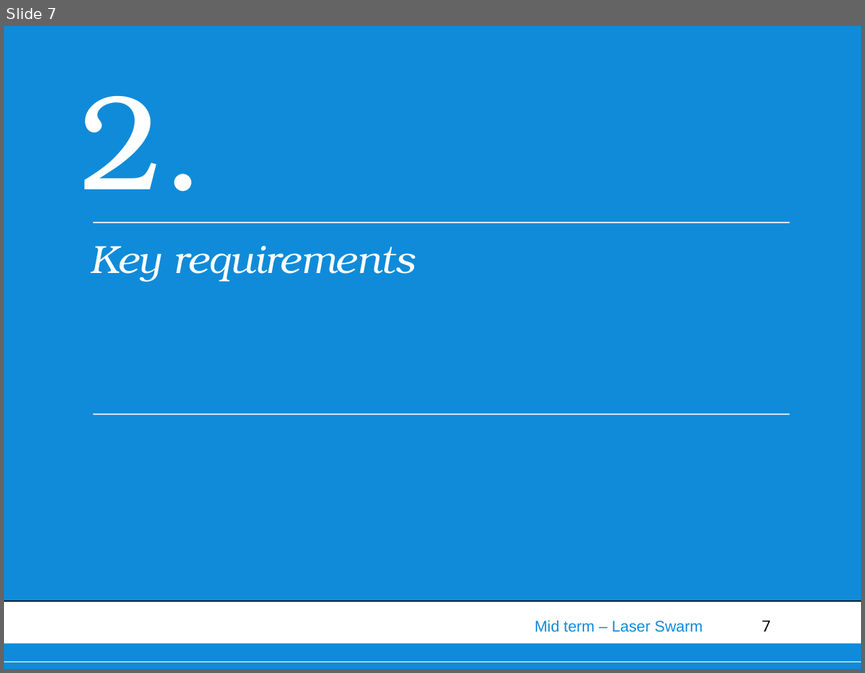
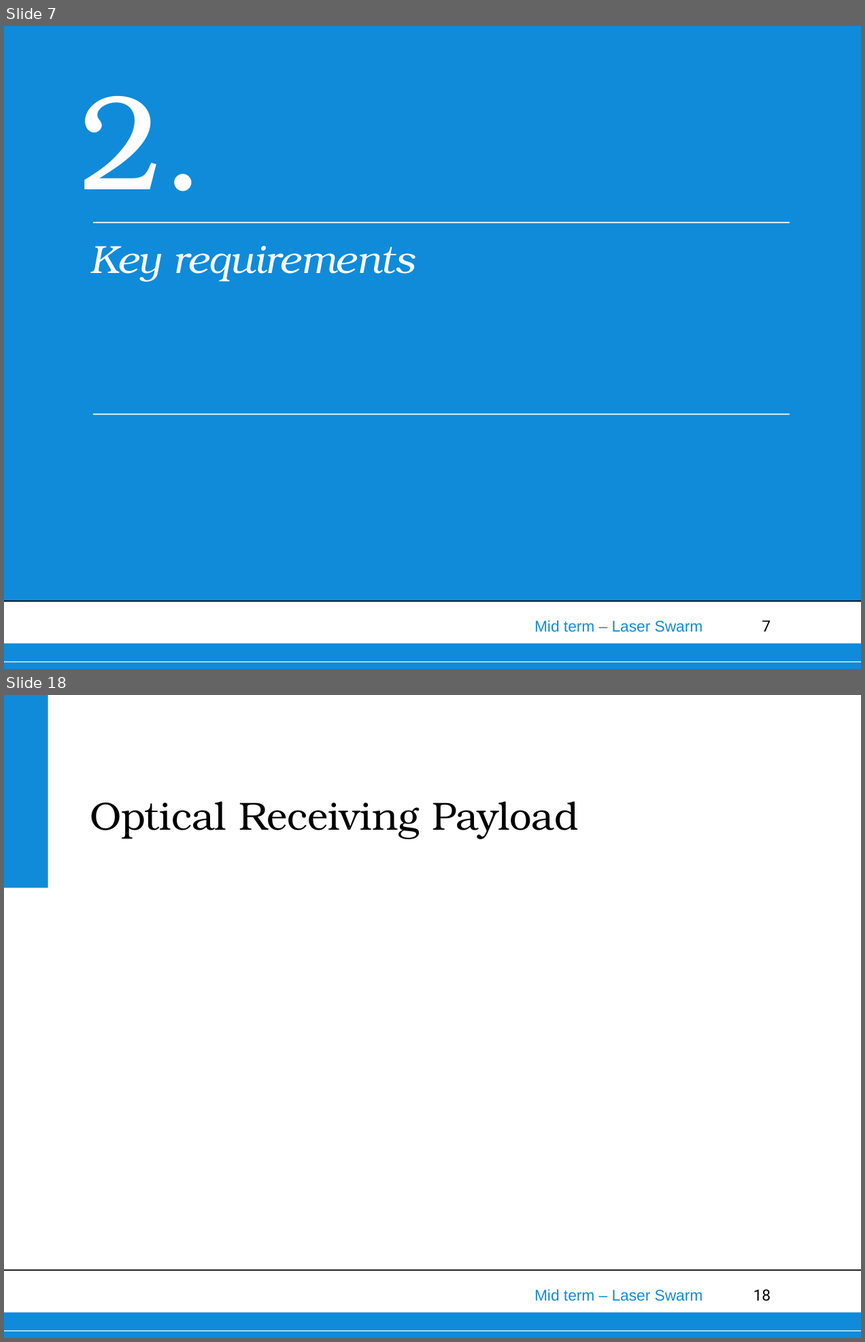
Before and after one commit to thewisenerd/laser-swarm, a slide deck: midTermPresentation/MidTermPresentation.ppt. Shown one above the other, each under a label of ours: slide 7 before the commit, slides 7 and 18 after it; the slides between them are not shown. The pictures are 865x673 and 865x1342 pixels, drawn with LibreOffice and Linux fonts; fonts in the diff are those of the drawing; background and template pictures are left out. Boxes give left, top, right and bottom in pixels: in the first picture for what was removed or moved away, otherwise in the second. Text is boxed around its words. In the diff, an @@ line names an element or a change of style, - is before the commit and + after.

```diff
--- a/midTermPresentation/MidTermPresentation.ppt
+++ b/midTermPresentation/MidTermPresentation.ppt
@@ slide 18 added at bbox=[4, 695, 861, 1338], background #FFFFFF; not listed: 6 template elements that a slide beside it also shows @@
@@ title added at bbox=[90, 801, 579, 839], 33 pt, text #000000 @@
+Optical Receiving Payload
```
Also in this commit, not shown: 3 slides changed, 10 other slides added, 4 slides removed.
